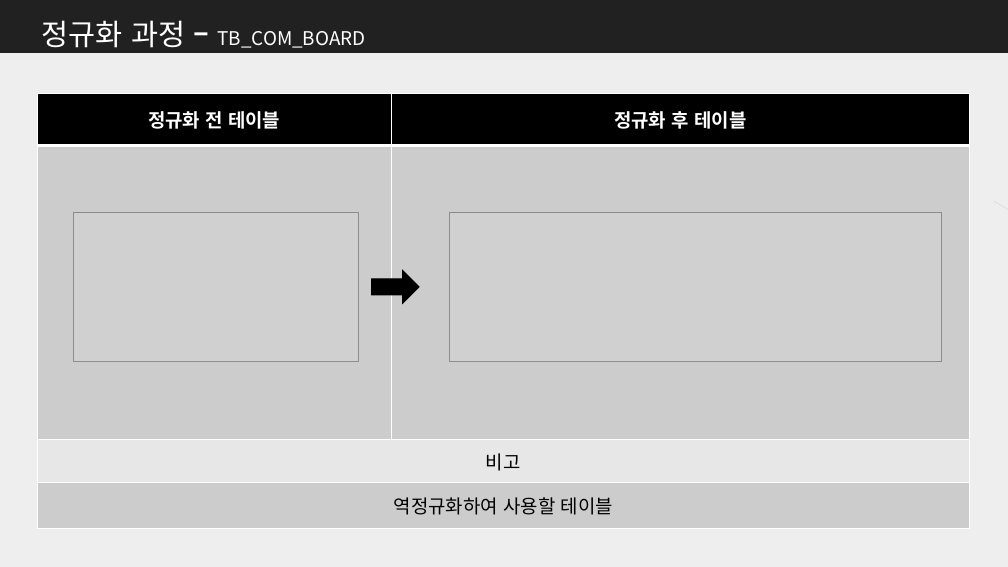
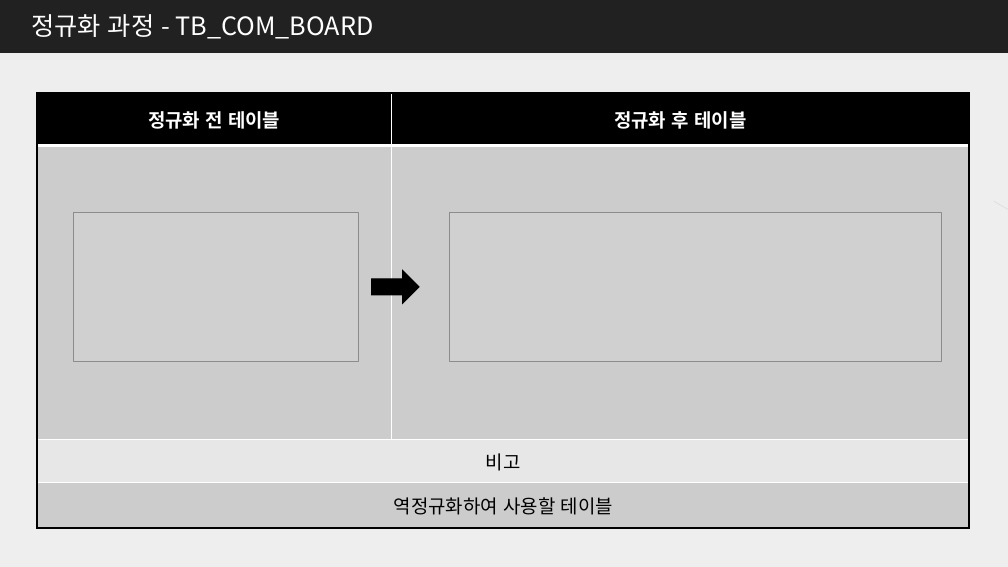
Before and after one commit to me0768/KHFinalProject, a slide deck: slide 11 of 보고서/DataBase설계서_Final_Project.pptx. Drawn at 1008x567 pixels with LibreOffice and Linux fonts; fonts in the diff are those of the drawing; grey boxes stand for pictures. Boxes give left, top, right and bottom in pixels: in the first picture for what was removed or moved away, otherwise in the second. Text is boxed around its words. In the diff, an @@ line names an element or a change of style, - is before the commit and + after.

```diff
--- a/보고서/DataBase설계서_Final_Project.pptx
+++ b/보고서/DataBase설계서_Final_Project.pptx
@@ text at <box>31,14,374,39</box>: text changed; size 18 to 24 pt @@
-정규화 과정 – TB_COM_BOARD
+정규화 과정 - TB_COM_BOARD
@@ rectangle added at <box>37,93,969,529</box>, outline #000000 2 pt @@
```
Also in this commit, not shown: 27 other slides changed, 17 slides added, 4 other files.
